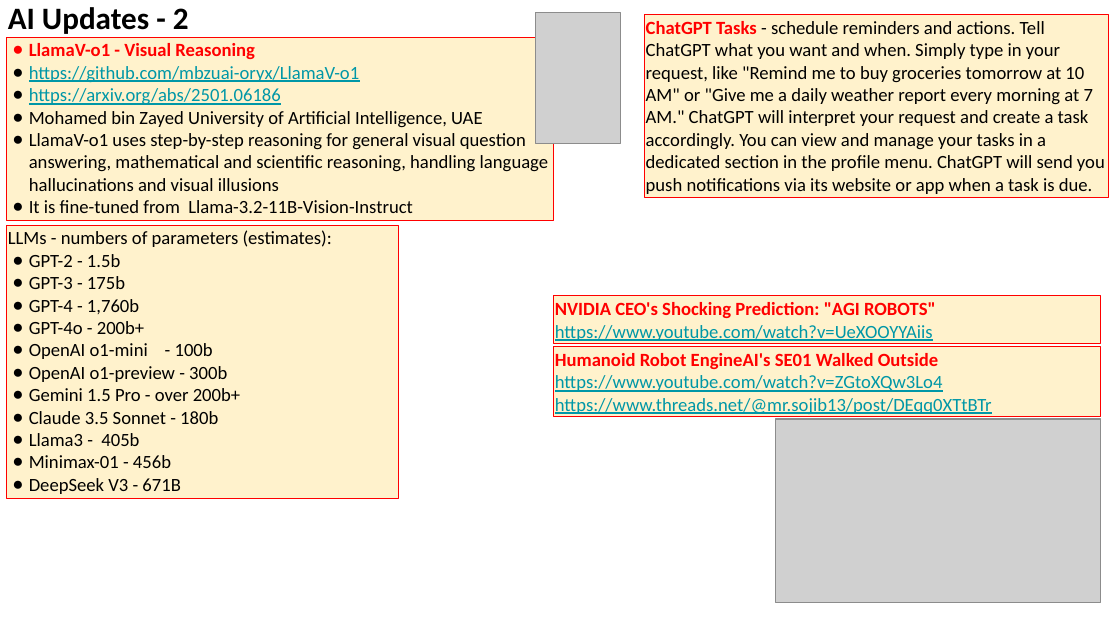
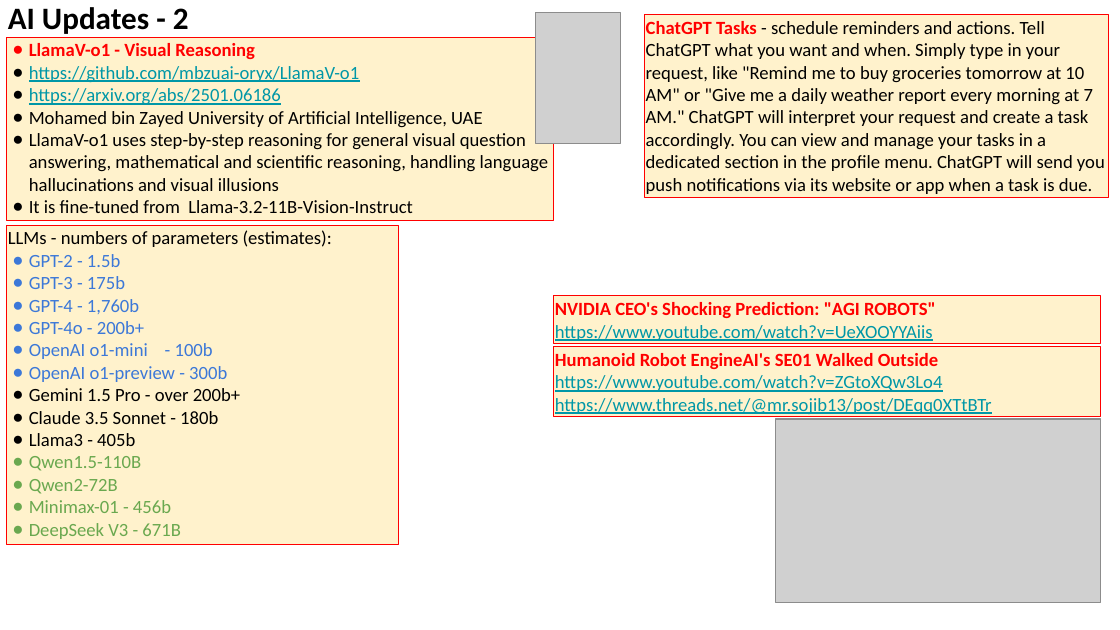
Before and after one commit to lselector/seminar, a slide deck: slide 4 of 2025/2025-01-17-AI-Updates.pptx. Drawn at 1120x630 pixels with LibreOffice and Linux fonts; fonts in the diff are those of the drawing; grey boxes stand for pictures. Boxes give left, top, right and bottom in pixels: in the first picture for what was removed or moved away, otherwise in the second. Text is boxed around its words. In the diff, an @@ line names an element or a change of style, - is before the commit and + after.

```diff
--- a/2025/2025-01-17-AI-Updates.pptx
+++ b/2025/2025-01-17-AI-Updates.pptx
@@ rectangle "LLMs - numbers of parameters ...": place and size @@
-rectangle "LLMs - numbers of parameters ..." at [7,225,399,498]
+rectangle "LLMs - numbers of parameters ..." at [7,225,399,544]
@@ text in rectangle at [29,254,227,539]: text colour #000000 to #3C78D8 in "GPT-2 - 1.5b", "GPT-3 - 175b", "GPT-4 - 1,760b", "GPT-4o - 200b+" and 2 more places; text colour #000000 to #6AA84F in "Minimax-01 - 456b", "DeepSeek V3 - 671B"; bullet colour #000000 to #3C78D8; bullet colour #000000 to #6AA84F @@
@@ text in rectangle at [29,456,142,494]: paragraphs added @@
+● Qwen1.5-110B
+● Qwen2-72B
```
Also in this commit, not shown: 4 other slides changed.
